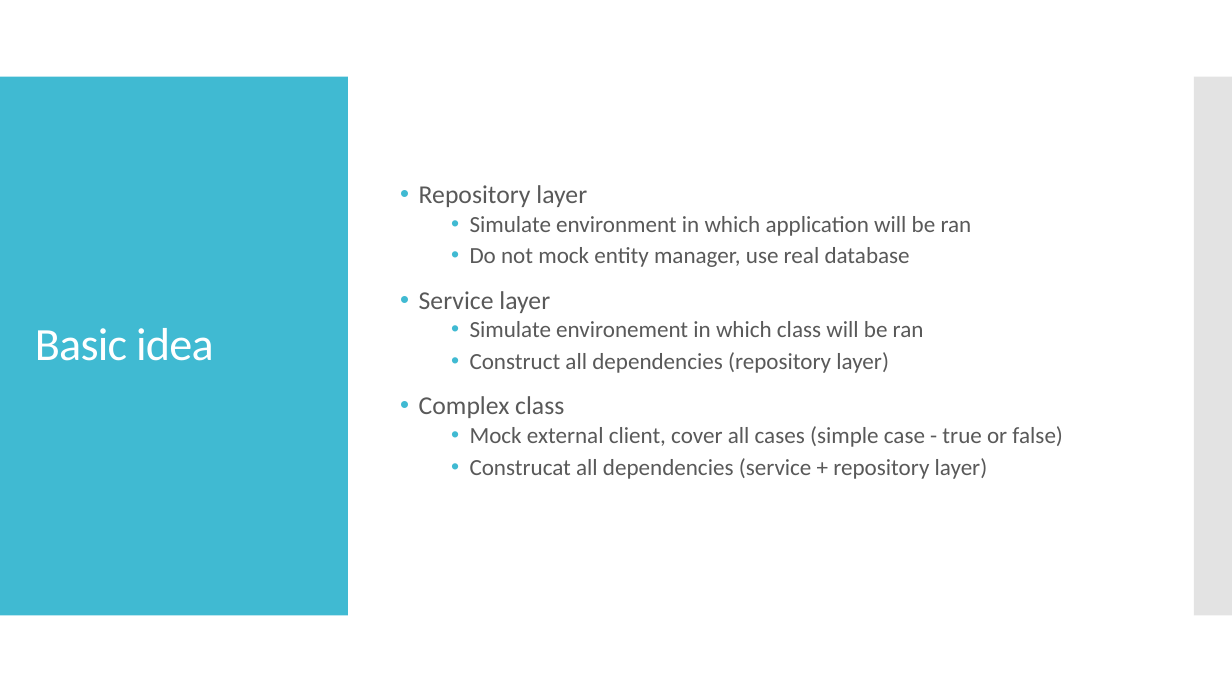
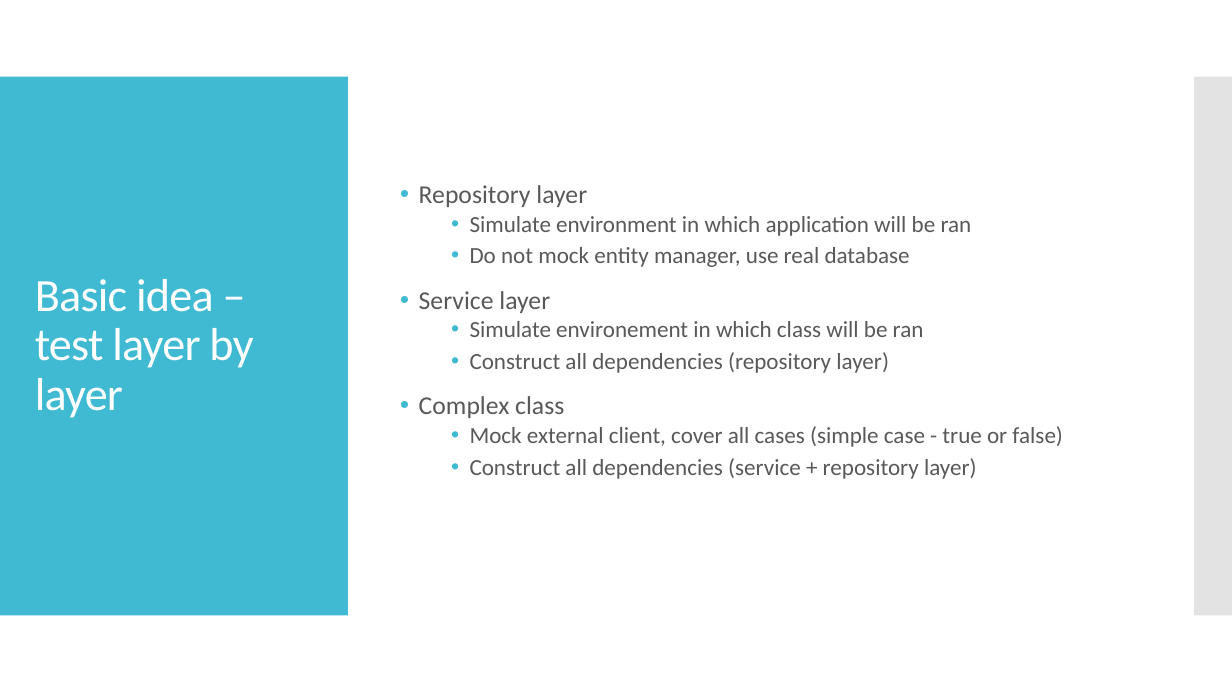
Before and after one commit to ivlahek/presentation.testing, a slide deck: slide 9 of Presentation.pptx. Drawn at 1232x693 pixels with LibreOffice and Linux fonts; fonts in the diff are those of the drawing. Boxes give left, top, right and bottom in pixels: in the first picture for what was removed or moved away, otherwise in the second. Text is boxed around its words. In the diff, an @@ line names an element or a change of style, - is before the commit and + after.

```diff
--- a/Presentation.pptx
+++ b/Presentation.pptx
@@ title at <box>35,279,253,418</box>: text changed @@
-Basic idea
+Basic idea – test layer by layer
@@ text at <box>470,458,977,479</box>: text changed @@
-  • Construcat all dependencies (service + repository layer)
+  • Construct all dependencies (service + repository layer)
```
Also in this commit, not shown: 3 other slides changed, 5 slides added, 18 other files.
